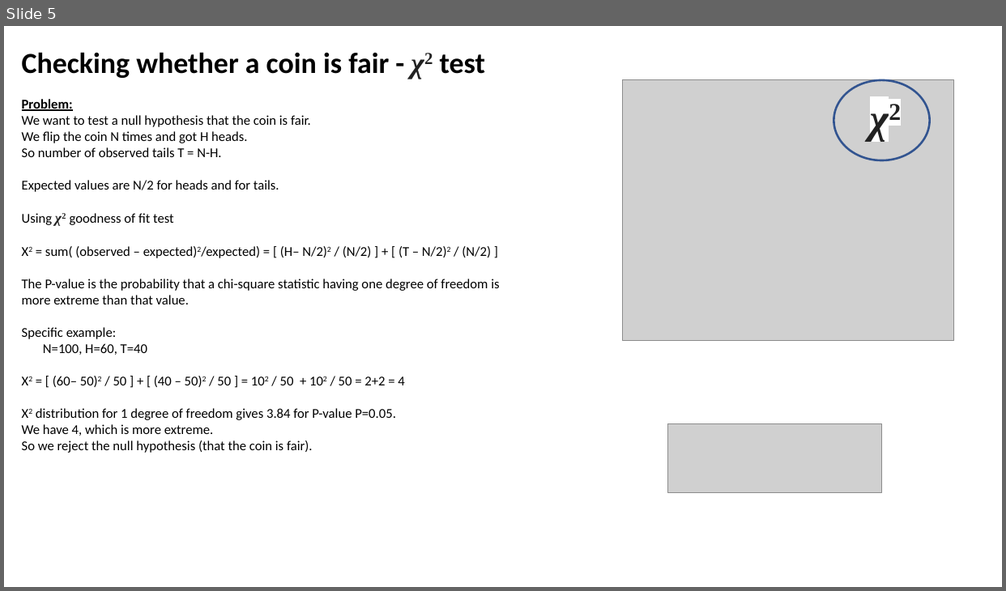
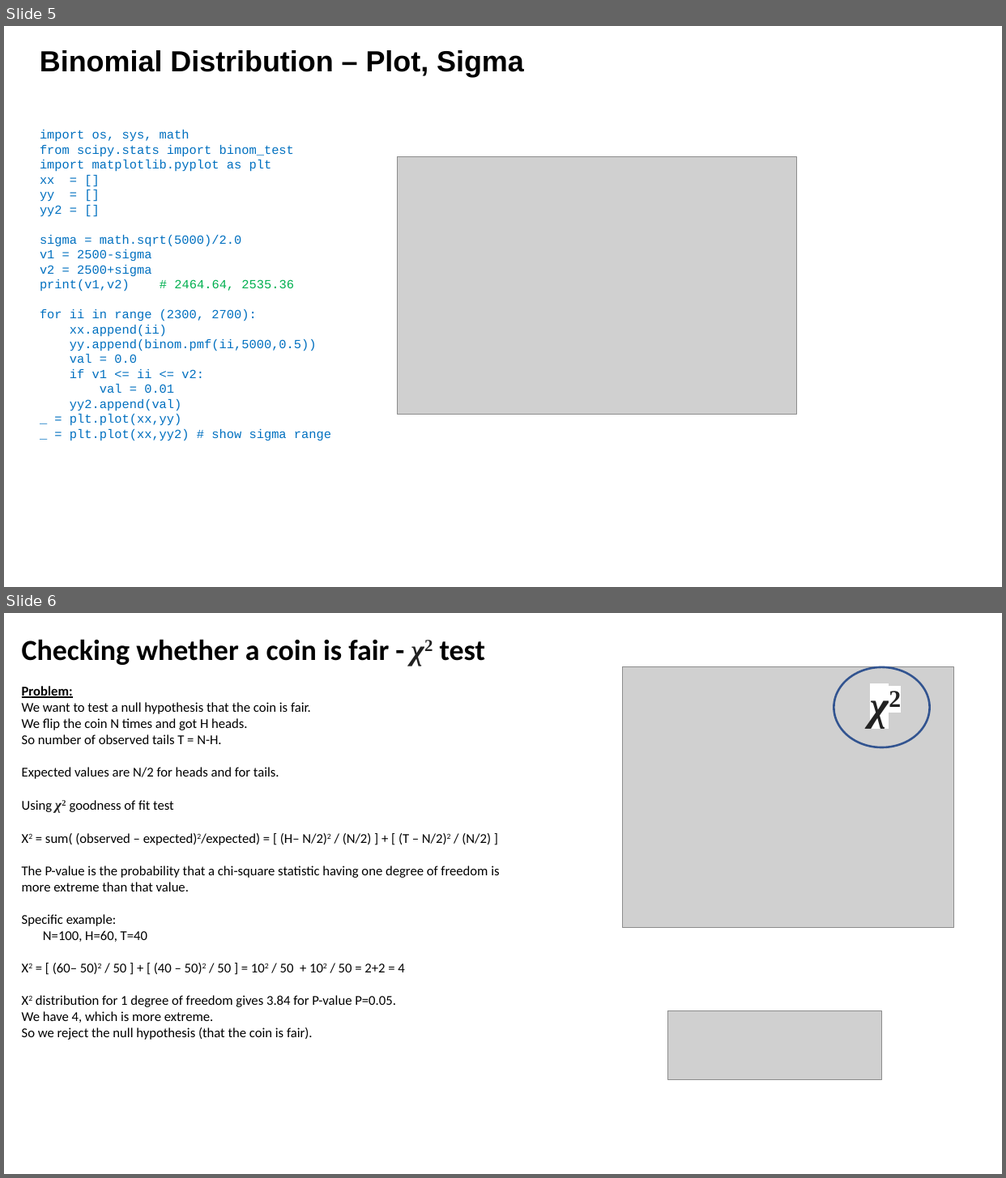
Before and after one commit to lselector/ml_ai_doc, a slide deck: statistics_05_hypothesis_testing_p_val.pptx. Shown one above the other, each under a label of ours: slide 5 before the commit, slides 5 and 6 after it. The pictures are 1006x591 and 1006x1178 pixels, drawn with LibreOffice and Linux fonts; fonts in the diff are those of the drawing; grey boxes stand for pictures. Boxes give left, top, right and bottom in pixels: in the first picture for what was removed or moved away, otherwise in the second. Text is boxed around its words. In the diff, an @@ line names an element or a change of style, - is before the commit and + after.

Commit message:
added binomial distribution graph

```diff
--- a/statistics_05_hypothesis_testing_p_val.pptx
+++ b/statistics_05_hypothesis_testing_p_val.pptx
@@ slide 5 added at bbox=[4, 26, 1002, 587], background #FFFFFF @@
@@ text added at bbox=[40, 50, 524, 77], 28 pt, text #000000, bold @@
+Binomial Distribution – Plot, Sigma
@@ text added at bbox=[40, 130, 331, 442], 12 pt, text #0070C0 @@
+import os, sys, math
+from scipy.stats import binom_test
+import matplotlib.pyplot as plt
+xx = []
+yy = []
+yy2 = []
+sigma = math.sqrt(5000)/2.0
+v1 = 2500-sigma
+v2 = 2500+sigma
+print(v1,v2) # 2464.64, 2535.36
+for ii in range (2300, 2700):
+xx.append(ii)
+yy.append(binom.pmf(ii,5000,0.5))
+val = 0.0
+if v1 <= ii <= v2:
+val = 0.01
+yy2.append(val)
+_ = plt.plot(xx,yy)
+_ = plt.plot(xx,yy2) # show sigma range
@@ picture added at bbox=[398, 156, 797, 414] @@
@@ what was slide 5 is now slide 6 @@
```
Also in this commit, not shown: 1 slide changed, 1 other file.
